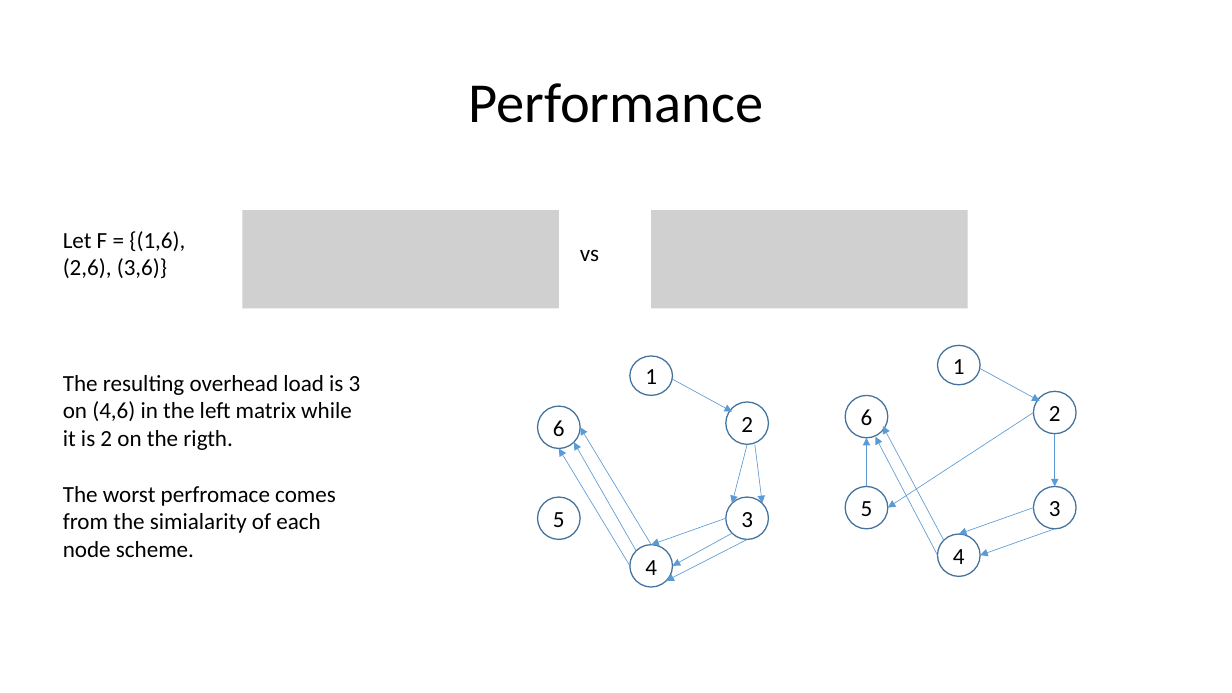
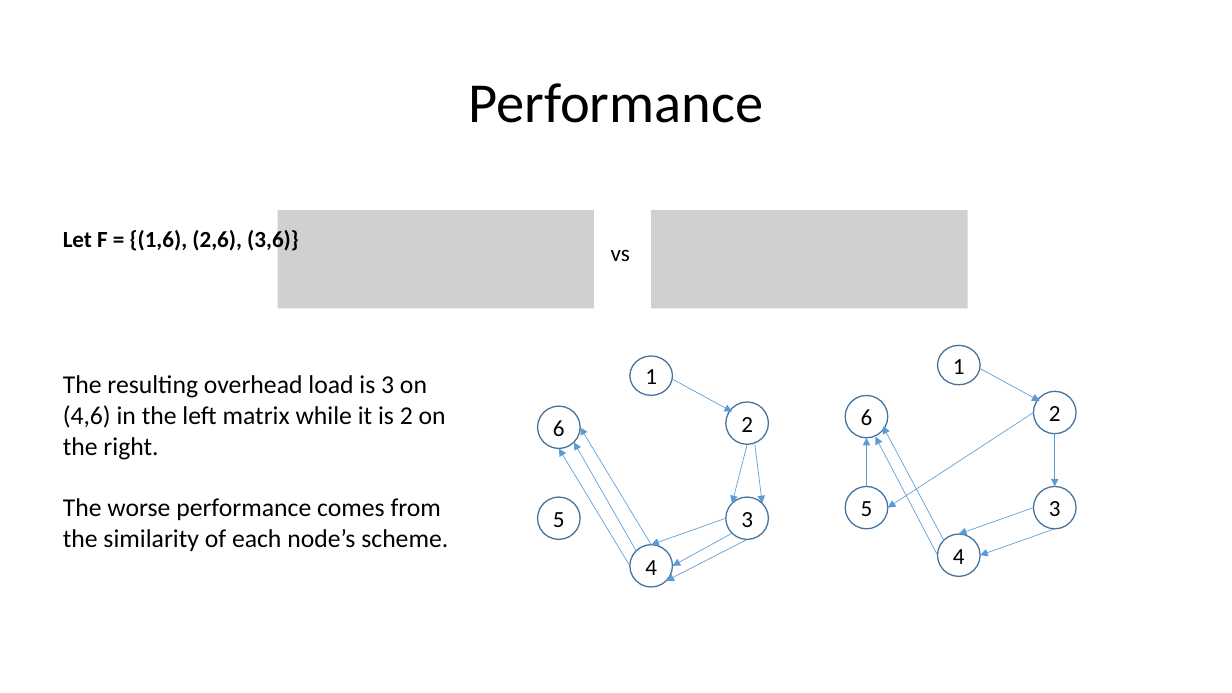
Before and after one commit to nagyandras95/Egyetem, a slide deck: slide 11 of halozatok/Load-Optimal Local Fast Rerouting for Relisient Networks.pptx. Drawn at 1232x693 pixels with LibreOffice and Linux fonts; fonts in the diff are those of the drawing; grey boxes stand for pictures. Boxes give left, top, right and bottom in pixels: in the first picture for what was removed or moved away, otherwise in the second. Text is boxed around its words. In the diff, an @@ line names an element or a change of style, - is before the commit and + after.

Commit message:
Fix typos, add some more details

```diff
--- a/halozatok/Load-Optimal Local Fast Rerouting for Relisient Networks.pptx
+++ b/halozatok/Load-Optimal Local Fast Rerouting for Relisient Networks.pptx
@@ text "Let F = {(1,6), (2,6), ..." at (63,228,299,254): bold on @@
@@ picture: place and size @@
-picture at (242,211,559,309)
+picture at (277,211,594,309)
@@ text "vs": place and size @@
-text "vs" at (580,249,599,261)
+text "vs" at (611,249,630,261)
@@ text at (63,375,448,551): text changed; size 18 to 20 pt @@
-The resulting overhead load is 3 on (4,6) in the left matrix while it is 2 on the rigth.
-The worst perfromace comes from the simialarity of each node scheme.
+The resulting overhead load is 3 on (4,6) in the left matrix while it is 2 on the right.
+The worse performance comes from the similarity of each node’s scheme.
```
Also in this commit, not shown: 4 other slides changed, 1 slide added.
